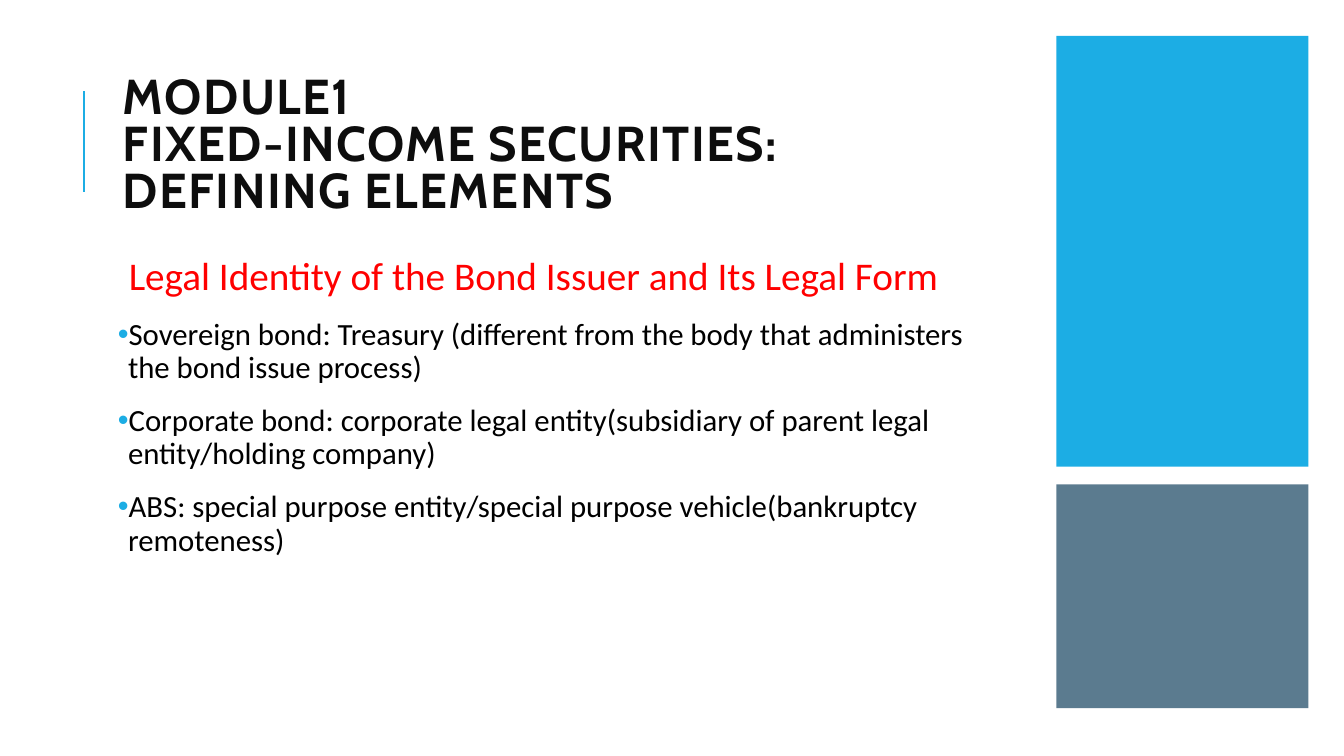
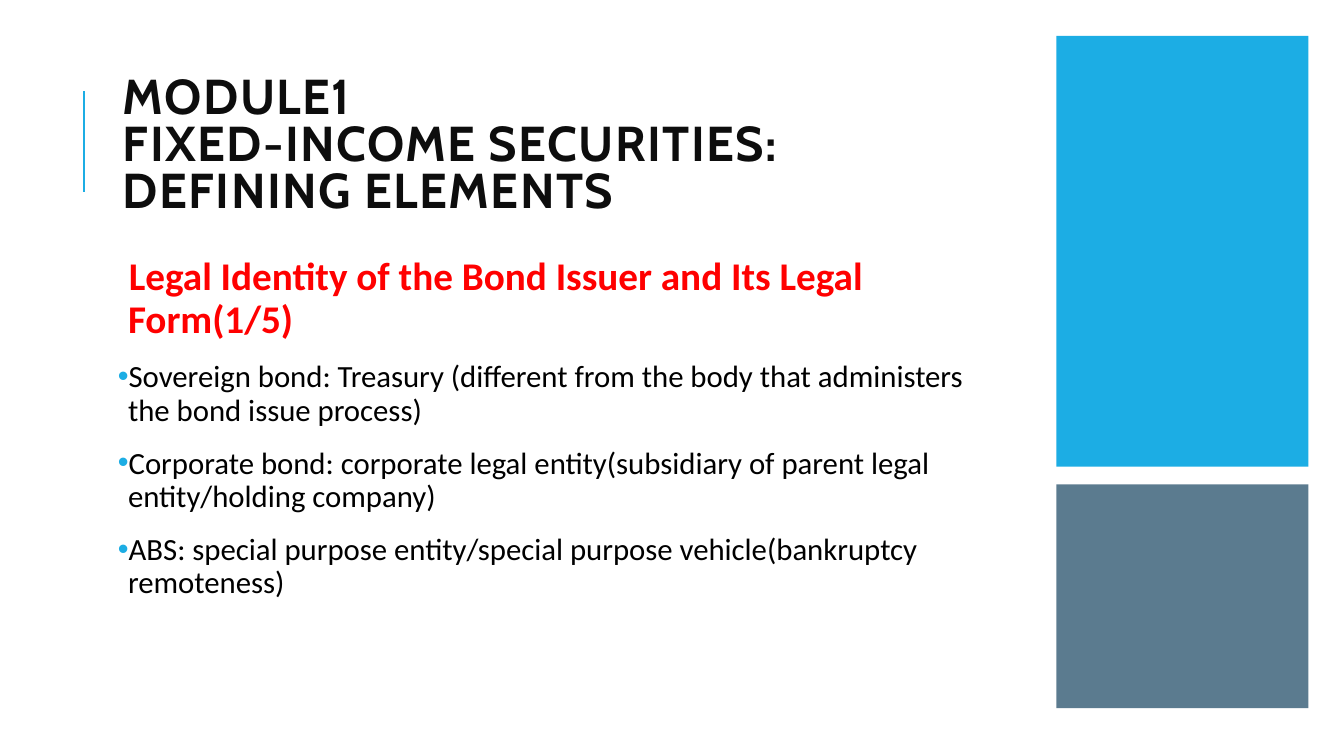
Before and after one commit to Isco0530/data, a slide deck: slide 13 of Fixed Income.pptx. Drawn at 1344x756 pixels with LibreOffice and Linux fonts; fonts in the diff are those of the drawing. Boxes give left, top, right and bottom in pixels: in the first picture for what was removed or moved away, otherwise in the second. Text is boxed around its words. In the diff, an @@ line names an element or a change of style, - is before the commit and + after.

```diff
--- a/Fixed Income.pptx
+++ b/Fixed Income.pptx
@@ text at (128, 262, 863, 339): text changed; bold on @@
-  Legal Identity of the Bond Issuer and Its Legal Form
+  Legal Identity of the Bond Issuer and Its Legal Form(1/5)
```
Also in this commit, not shown: 17 other slides changed, 8 slides added.
